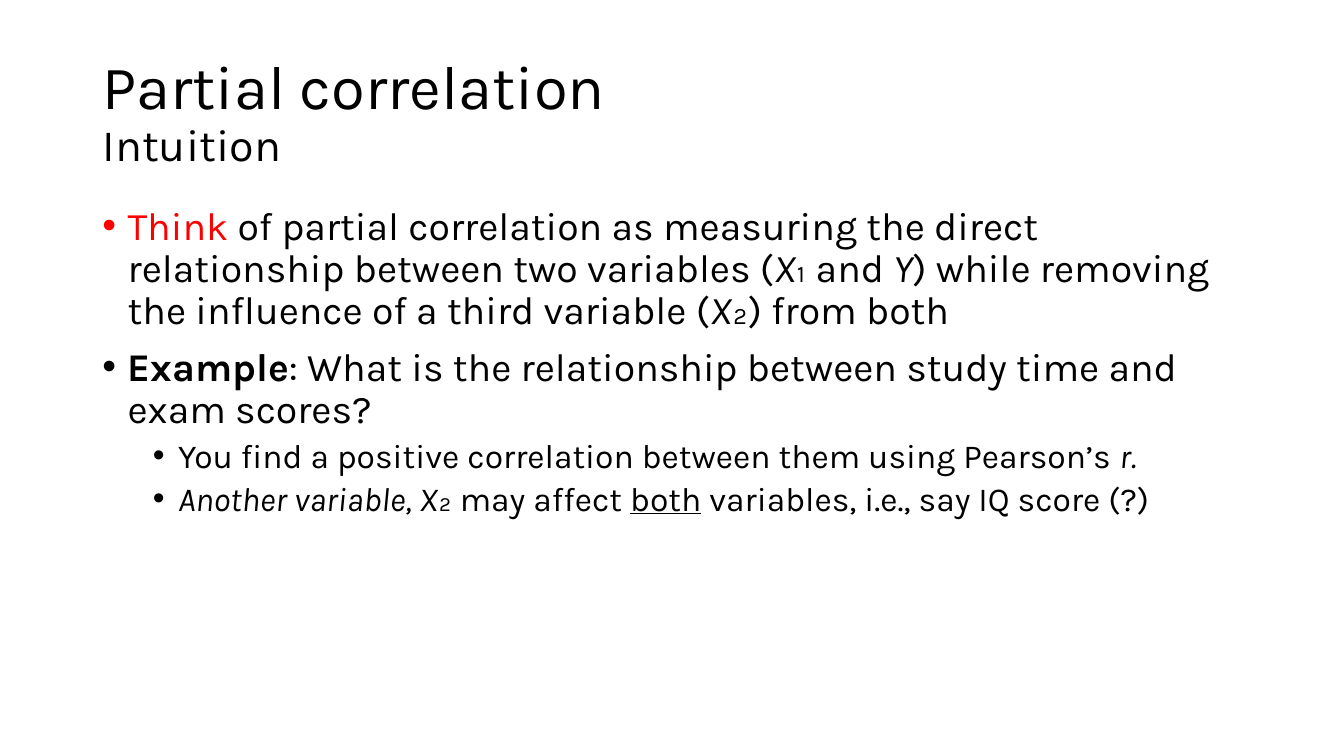
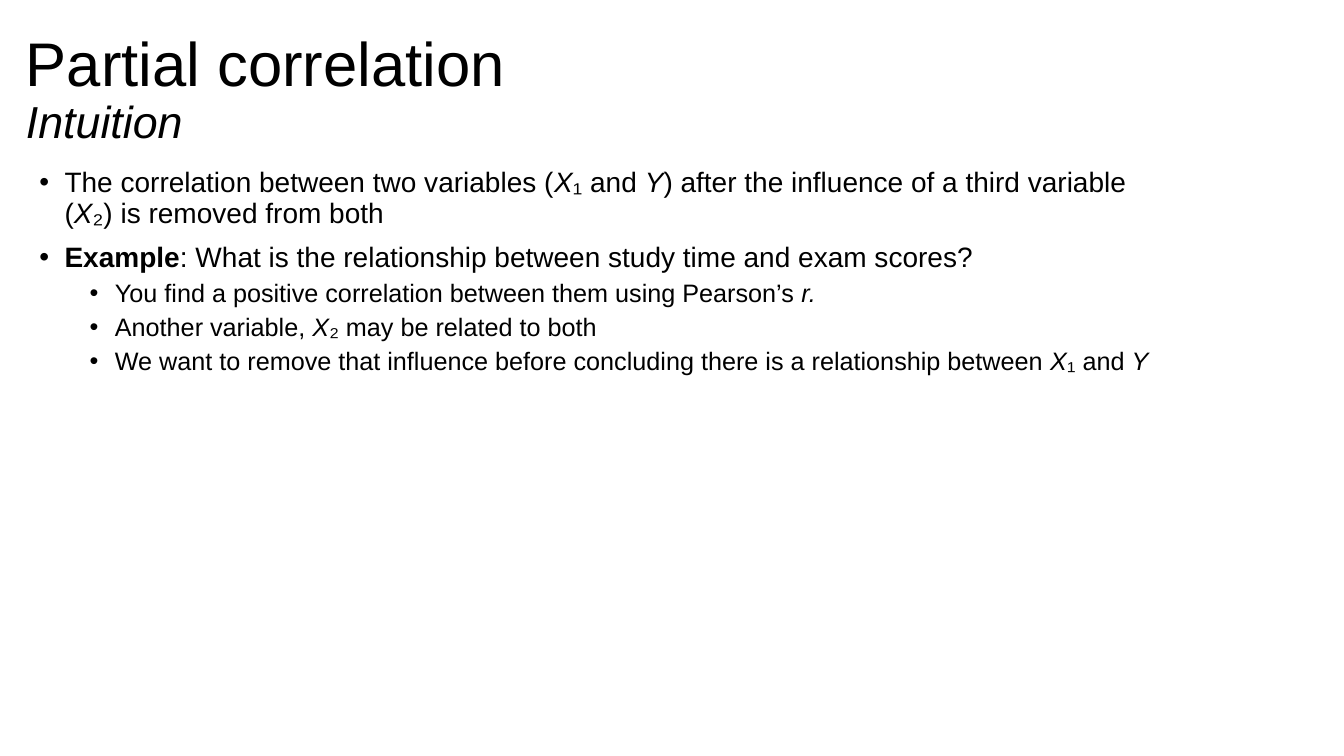
Before and after one commit to issues-osu/statsii-spring2026, a slide deck: slide 10 of slides/Effect_Sizes/Effect Size, Confidence Intervals, and Diagnostic.pptx (slide 15 before the commit). Drawn at 1344x756 pixels with LibreOffice and Linux fonts; fonts in the diff are those of the drawing. Boxes give left, top, right and bottom in pixels: in the first picture for what was removed or moved away, otherwise in the second. Text is boxed around its words. In the diff, an @@ line names an element or a change of style, - is before the commit and + after.

```diff
--- a/slides/Effect_Sizes/Effect Size, Confidence Intervals, and Diagnostic.pptx
+++ b/slides/Effect_Sizes/Effect Size, Confidence Intervals, and Diagnostic.pptx
@@ title "Partial correlation Intuition": place and size @@
-title "Partial correlation Intuition" at (102, 66, 605, 162)
+title "Partial correlation Intuition" at (26, 41, 504, 139)
@@ title "Partial correlation Intuition" at (26, 41, 504, 139): font Karla to Arial; italic on in "Intuition" @@
@@ text "The correlation between two variables ...": place and size @@
-text "The correlation between two variables ..." at (128, 213, 1209, 520)
+text "The correlation between two variables ..." at (65, 171, 1149, 376)
@@ text at (65, 171, 1126, 228): text changed; size 28 to 20 pt; font Karla to Arial @@
-• Think of partial correlation as measuring the direct relationship between two variables (X₁ and Y) while removing the influence of a third variable (X₂) from both
+• The correlation between two variables (X₁ and Y) after the influence of a third variable (X₂) is removed from both
@@ text at (65, 246, 972, 307): size 28 to 20 pt in "Example: What is the relationship between study ..."; font Karla to Arial in "Example: What is the relationship between study ...", "You find a positive correlation between them ..."; size 24 to 18 pt in "You find a positive correlation between them ..." @@
@@ text at (115, 317, 1149, 376): text changed; size 24 to 18 pt; font Karla to Arial @@
-  • Another variable, X₂ may affect both variables, i.e., say IQ score (?)
+  • Another variable, X₂ may be related to both
+  • We want to remove that influence before concluding there is a relationship between X₁ and Y
```
Also in this commit, not shown: 51 other slides changed, 37 slides added, 32 slides removed, 7 other files.
